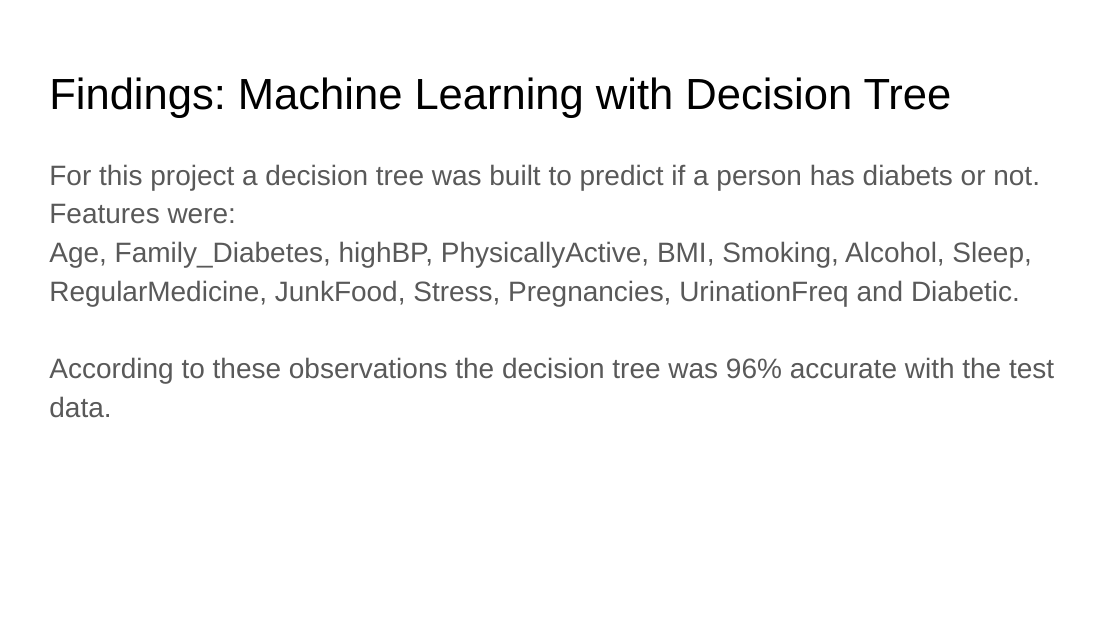
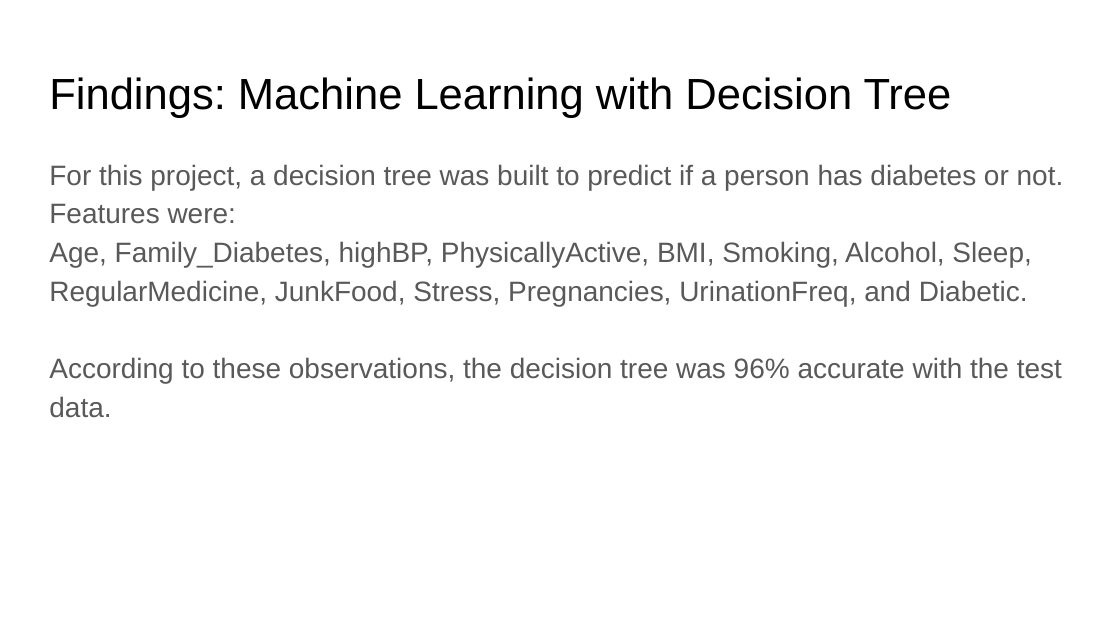
Before and after one commit to an-m-t/EDX-Final-Project-Week, a slide deck: slide 13 of Diabetes_Presentation.pptx. Drawn at 1120x630 pixels with LibreOffice and Linux fonts; fonts in the diff are those of the drawing. Boxes give left, top, right and bottom in pixels: in the first picture for what was removed or moved away, otherwise in the second. Text is boxed around its words. In the diff, an @@ line names an element or a change of style, - is before the commit and + after.

```diff
--- a/Diabetes_Presentation.pptx
+++ b/Diabetes_Presentation.pptx
@@ text at [49, 164, 1064, 418]: text changed @@
-For this project a decision tree was built to predict if a person has diabets or not. Features were:
-Age, Family_Diabetes, highBP, PhysicallyActive, BMI, Smoking, Alcohol, Sleep, RegularMedicine, JunkFood, Stress, Pregnancies, UrinationFreq and Diabetic.
-According to these observations the decision tree was 96% accurate with the test data.
+For this project, a decision tree was built to predict if a person has diabetes or not. Features were:
+Age, Family_Diabetes, highBP, PhysicallyActive, BMI, Smoking, Alcohol, Sleep, RegularMedicine, JunkFood, Stress, Pregnancies, UrinationFreq, and Diabetic.
+According to these observations, the decision tree was 96% accurate with the test data.
```
Also in this commit, not shown: 10 other slides changed.
